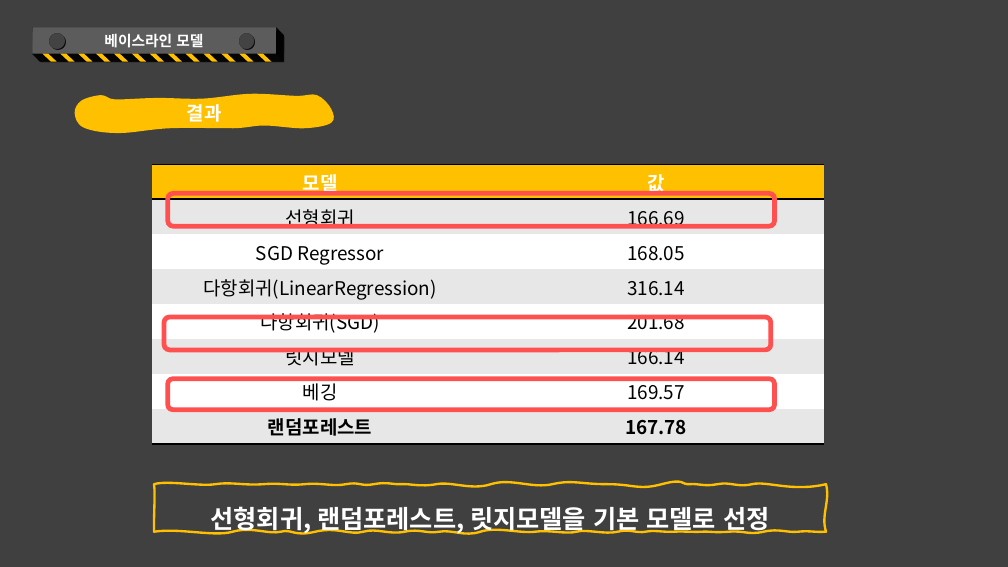
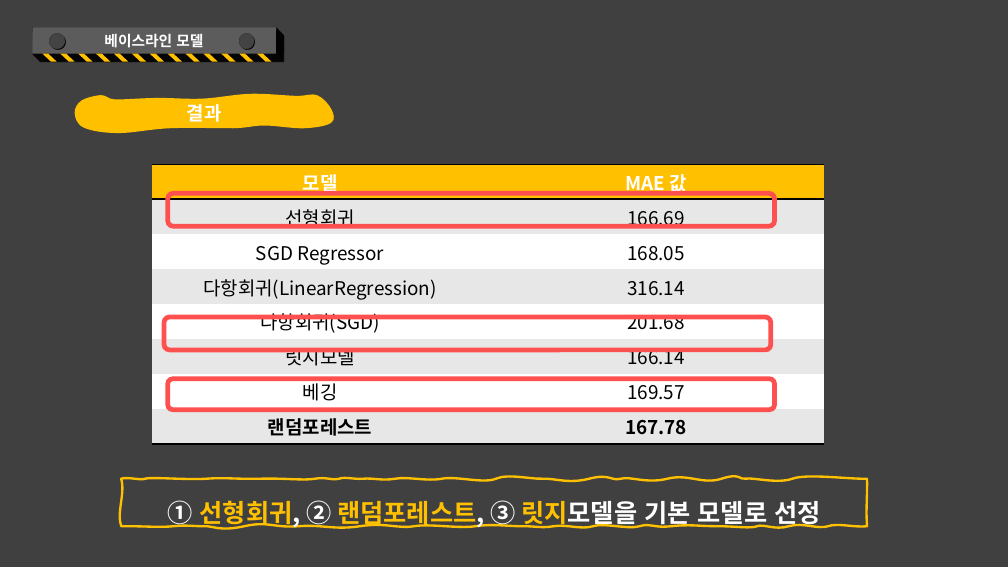
Before and after one commit to kkkkyoung/parking_project, a slide deck: slide 40 of PlayDate_2nd_project.pptx (slide 36 before the commit). Drawn at 1008x567 pixels with LibreOffice and Linux fonts; fonts in the diff are those of the drawing. Boxes give left, top, right and bottom in pixels: in the first picture for what was removed or moved away, otherwise in the second. Text is boxed around its words. In the diff, an @@ line names an element or a change of style, - is before the commit and + after.

```diff
--- a/PlayDate_2nd_project.pptx
+++ b/PlayDate_2nd_project.pptx
@@ table at [152, 165, 823, 440] @@
-row 1, column 2: 값
+row 1, column 2: MAE 값
@@ freeform shape "① 선형회귀, ② 랜덤포레스트, ③ ...": place and size @@
-freeform shape "① 선형회귀, ② 랜덤포레스트, ③ ..." at [154, 484, 827, 532]
+freeform shape "① 선형회귀, ② 랜덤포레스트, ③ ..." at [121, 479, 867, 526]
@@ text in freeform shape at [168, 500, 820, 529]: text changed @@
-선형회귀, 랜덤포레스트, 릿지모델을 기본 모델로 선정
+① 선형회귀, ② 랜덤포레스트, ③ 릿지모델을 기본 모델로 선정
```
Also in this commit, not shown: 23 other slides changed, 8 slides added, 1 slide removed.
